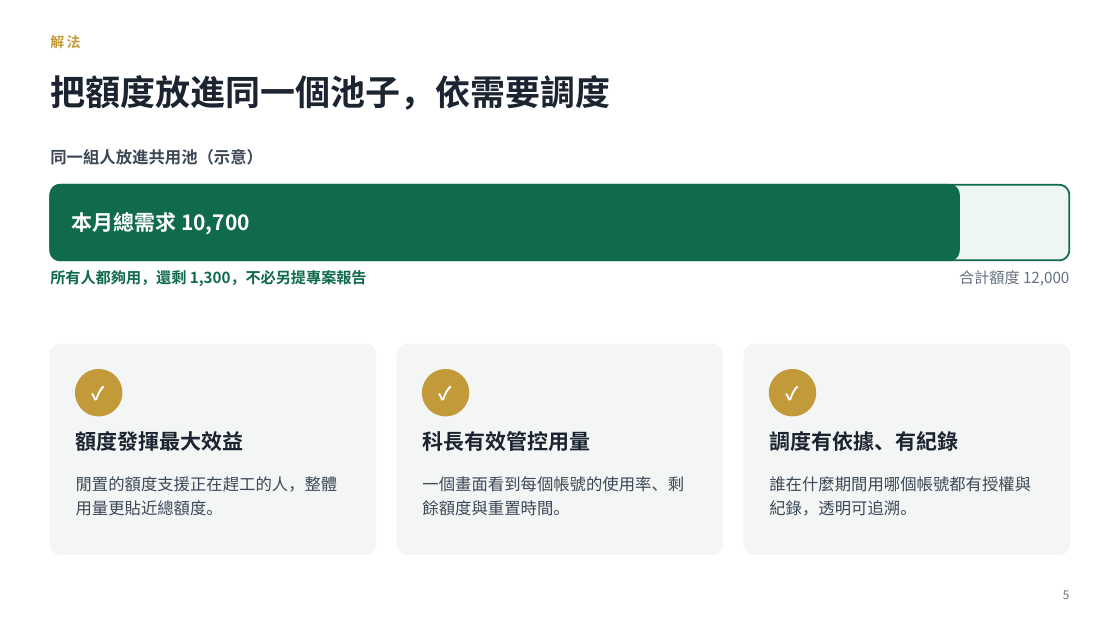
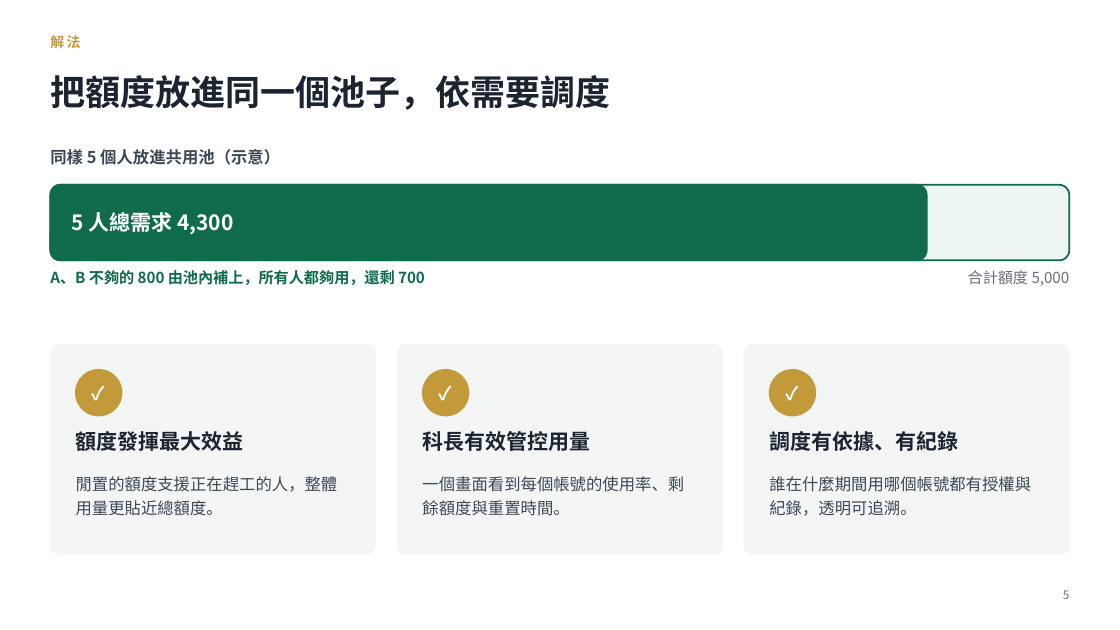
Before and after one commit to Wayne-Kao/cathay, a slide deck: slide 5 of Codex共用額度池說明.pptx. Drawn at 1120x630 pixels with LibreOffice and Linux fonts; fonts in the diff are those of the drawing. Boxes give left, top, right and bottom in pixels: in the first picture for what was removed or moved away, otherwise in the second. Text is boxed around its words. In the diff, an @@ line names an element or a change of style, - is before the commit and + after.

```diff
--- a/Codex共用額度池說明.pptx
+++ b/Codex共用額度池說明.pptx
@@ text at bbox=[50, 149, 280, 165]: text changed @@
-同一組人放進共用池（示意）
+同樣 5 個人放進共用池（示意）
@@ rounded rectangle: place and size @@
-rounded rectangle at bbox=[50, 185, 960, 260]
+rounded rectangle at bbox=[50, 185, 927, 260]
@@ text at bbox=[71, 212, 233, 234]: text changed @@
-本月總需求 10,700
+5 人總需求 4,300
@@ text at bbox=[50, 270, 425, 285]: text changed @@
-所有人都夠用，還剩 1,300，不必另提專案報告
+A、B 不夠的 800 由池內補上，所有人都夠用，還剩 700
@@ text at bbox=[968, 270, 1070, 286]: text changed @@
-合計額度 12,000
+合計額度 5,000
```
Also in this commit, not shown: 7 other slides changed, 1 slide added, 4 slides removed.
